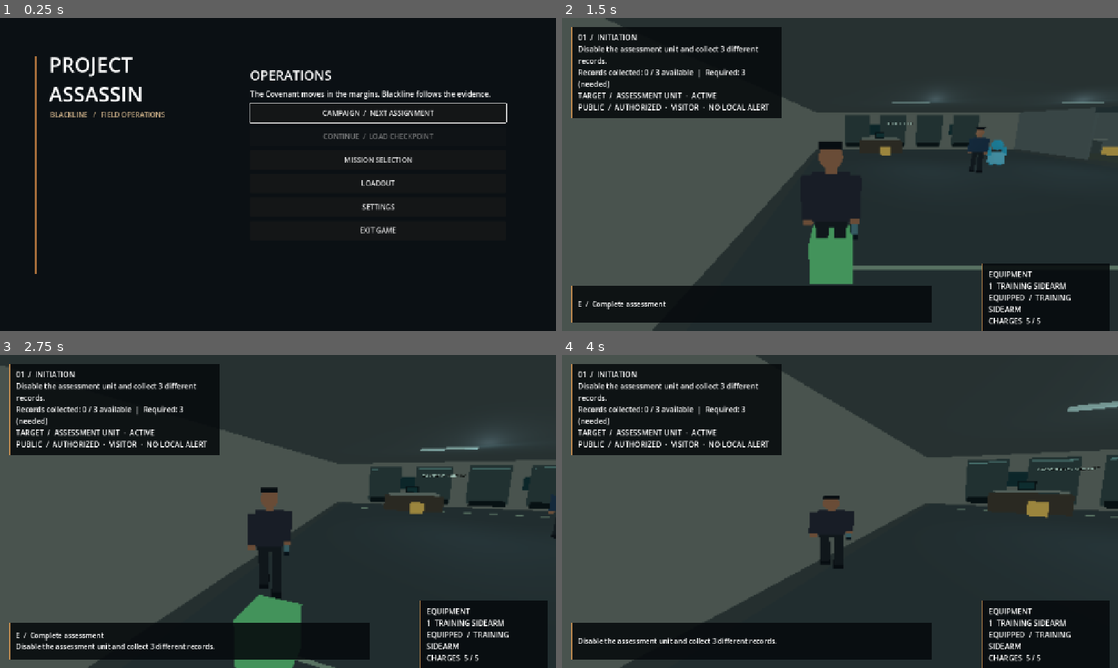
Above: before the commit, frames 1-4 (two rows, left to right).
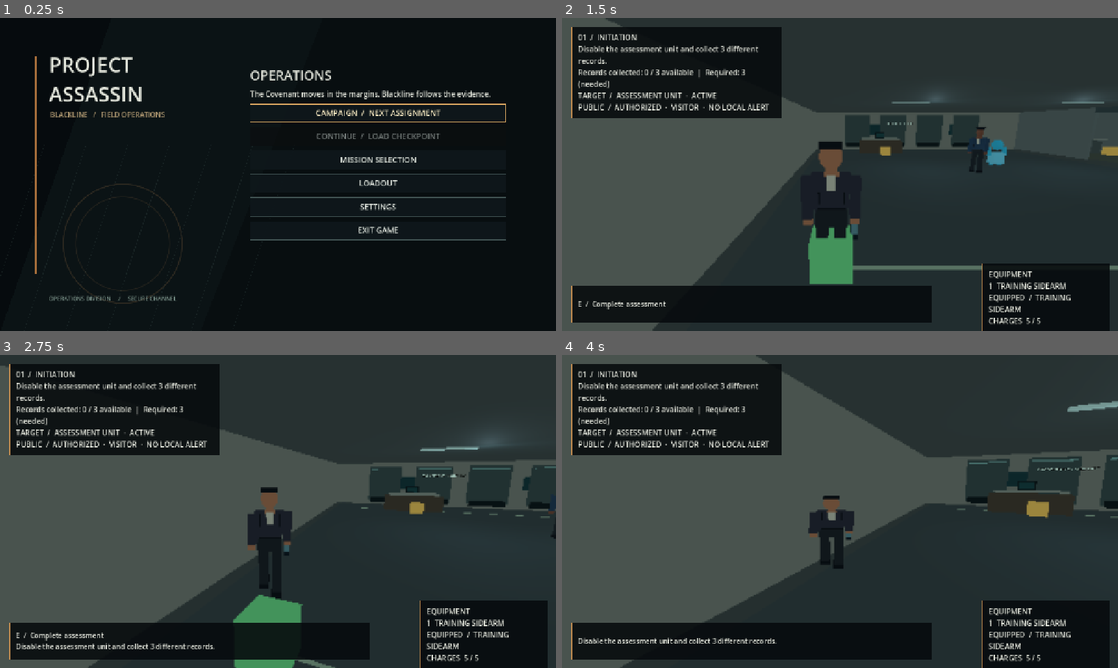
Above: after the commit, the same moments.

Repository: CoolgamerProXD/Stealty-Assasin-redesigned-computing-machine-Beta
Game: Godot game, scene res://scenes/main_menu.tscn
Same seed, same stepped clock (60 frames per second), same inputs: the game is played once before the commit and once after it.
Inputs (mouse positions are in pixels of both pictures, inside the frame that each line leads up to):
- Up to frame 1 (0.25 s): no input
- Up to frame 2 (1.5 s): click "CAMPAIGN / NEXT ASSIGNMENT" at 0.5 s; click "BEGIN ASSIGNMENT" at 1.25 s
- Up to frame 3 (2.75 s): move the mouse to (305, 511) at 2.02 s; hold W (move_forward) from 2.03 s (still down); hold E (interact) from 2.03 s (still down); click (305, 511) at 2.17 s
- Up to frame 4 (4 s): keep holding W (move_forward); move the mouse to (812, 511) at 2.77 s; release E (interact) at 2.78 s; right-click (812, 511) at 2.85 s; click (812, 511) at 2.92 s; tap E (interact) at 3.05, 3.8 s; move the mouse to (851, 505) at 3.52 s; hold C (crouch) from 3.53 s (still down); click (851, 505) at 3.67 s

The runs differ from the first frame. In frame 1, 3.5% of the frame differs, in the area x 8-92%, y 12-92%; in frame 2, 0.7%; in frame 3, 0.7%; in frame 4, 0.6%.

Commit message:
Refine character silhouettes and unify Blackline interface
Co-authored-by: arena-agent <297053741+arena-agent@users.noreply.github.com>

Diff:
--- a/scripts/npc/npc.gd
+++ b/scripts/npc/npc.gd
@@ -29,6 +29,7 @@
  add_child(collision)
  person = StylizedPerson.new()
  person.role = profile.occupation
+ person.appearance_seed = profile.identity.hash()
  add_child(person)
  agent = NavigationAgent3D.new()
  agent.path_desired_distance = 0.35
--- /dev/null
+++ b/scripts/ui/blackline_theme.gd
@@ -0,0 +1,28 @@
+class_name BlacklineTheme
+extends RefCounted
+## Shared, original UI palette; controls retain native keyboard focus behavior.
+static func create() -> Theme:
+ var theme := Theme.new()
+ theme.default_font_size = 18
+ theme.set_color("font_color", "Label", Color(0.89, 0.90, 0.86))
+ theme.set_color("font_color", "Button", Color(0.88, 0.90, 0.87))
+ theme.set_color("font_hover_color", "Button", Color(1.0, 0.94, 0.78))
+ theme.set_color("font_focus_color", "Button", Color(1.0, 0.94, 0.78))
+ theme.set_color("font_disabled_color", "Button", Color(0.46, 0.49, 0.48))
+ theme.set_stylebox("normal", "Button", _style(Color(0.055, 0.09, 0.105, 0.95), Color(0.25, 0.32, 0.32), 1))
+ theme.set_stylebox("hover", "Button", _style(Color(0.10, 0.16, 0.17, 1), Color(0.76, 0.57, 0.34), 2))
+ theme.set_stylebox("pressed", "Button", _style(Color(0.20, 0.20, 0.17, 1), Color(0.85, 0.65, 0.38), 2))
+ theme.set_stylebox("disabled", "Button", _style(Color(0.045, 0.055, 0.06, 0.7), Color(0.12, 0.16, 0.17), 1))
+ theme.set_stylebox("focus", "Button", _style(Color(0, 0, 0, 0), Color(0.86, 0.65, 0.38), 2))
+ return theme
+
+static func _style(bg: Color, border: Color, thickness: int) -> StyleBoxFlat:
+ var style := StyleBoxFlat.new()
+ style.bg_color = bg
+ style.border_color = border
+ style.set_border_width_all(thickness)
+ style.content_margin_left = 15
+ style.content_margin_right = 15
+ style.content_margin_top = 7
+ style.content_margin_bottom = 7
+ return style
--- a/scripts/ui/ending.gd
+++ b/scripts/ui/ending.gd
@@ -5,6 +5,7 @@
 
 func _ready() -> void:
  Input.mouse_mode = Input.MOUSE_MODE_VISIBLE
+ theme = BlacklineTheme.create()
  var bg := ColorRect.new()
  bg.color = Color(0.035, 0.055, 0.07)
  bg.set_anchors_and_offsets_preset(Control.PRESET_FULL_RECT)
--- a/scripts/ui/main_menu.gd
+++ b/scripts/ui/main_menu.gd
@@ -4,12 +4,12 @@
 
 func _ready() -> void:
  Input.mouse_mode = Input.MOUSE_MODE_VISIBLE
+ theme = BlacklineTheme.create()
  _build_shell()
  _home()
 
 func _build_shell() -> void:
- var backdrop := ColorRect.new()
- backdrop.color = Color(0.045, 0.065, 0.08)
+ var backdrop := preload("res://scripts/ui/menu_backdrop.gd").new()
  backdrop.set_anchors_and_offsets_preset(Control.PRESET_FULL_RECT)
  add_child(backdrop)
  var stripe := ColorRect.new()
@@ -28,6 +28,12 @@
  subtitle.add_theme_font_size_override("font_size", 16)
  subtitle.modulate = Color(0.78, 0.67, 0.52)
  add_child(subtitle)
+ var footer := Label.new()
+ footer.text = "OPERATIONS DIVISION     /     SECURE CHANNEL"
+ footer.position = Vector2(112, 635)
+ footer.add_theme_font_size_override("font_size", 13)
+ footer.modulate = Color(0.55, 0.65, 0.64)
+ add_child(footer)
  panel = VBoxContainer.new()
  panel.position = Vector2(575, 110)
  panel.custom_minimum_size = Vector2(590, 0)
--- /dev/null
+++ b/scripts/ui/menu_backdrop.gd
@@ -0,0 +1,18 @@
+extends Control
+## Original abstract title art, drawn as a single inexpensive canvas item.
+func _ready() -> void:
+ mouse_filter = Control.MOUSE_FILTER_IGNORE
+ resized.connect(queue_redraw)
+
+func _draw() -> void:
+ var w := size.x
+ var h := size.y
+ draw_rect(Rect2(Vector2.ZERO, size), Color(0.025, 0.045, 0.055))
+ draw_colored_polygon(PackedVector2Array([Vector2(w * 0.20, 0), Vector2(w * 0.72, 0), Vector2(w * 0.49, h), Vector2(0, h)]), Color(0.045, 0.075, 0.082))
+ draw_colored_polygon(PackedVector2Array([Vector2(w * 0.58, 0), Vector2(w, 0), Vector2(w, h), Vector2(w * 0.36, h)]), Color(0.032, 0.055, 0.063))
+ for i: int in range(7):
+  var x := w * (0.08 + float(i) * 0.075)
+  draw_line(Vector2(x, h * 0.40), Vector2(x - h * 0.20, h), Color(0.25, 0.34, 0.33, 0.22), 1.0)
+ draw_arc(Vector2(w * 0.22, h * 0.72), h * 0.19, 0, TAU, 72, Color(0.64, 0.46, 0.29, 0.20), 1.5, true)
+ draw_arc(Vector2(w * 0.22, h * 0.72), h * 0.15, 0, TAU, 72, Color(0.64, 0.46, 0.29, 0.14), 1.0, true)
+ draw_line(Vector2(80, h - 58), Vector2(w - 80, h - 58), Color(0.65, 0.48, 0.31, 0.35), 1.0)
--- a/scripts/ui/pause_menu.gd
+++ b/scripts/ui/pause_menu.gd
@@ -8,6 +8,7 @@
  process_mode = Node.PROCESS_MODE_ALWAYS
  layer = 10
  root = Control.new()
+ root.theme = BlacklineTheme.create()
  root.set_anchors_and_offsets_preset(Control.PRESET_FULL_RECT)
  root.visible = false
  add_child(root)
--- a/scripts/visuals/stylized_person.gd
+++ b/scripts/visuals/stylized_person.gd
@@ -2,6 +2,7 @@
 extends Node3D
 ## Original low-poly procedural character. Limbs are animated independent nodes.
 var role: String = "visitor"
+var appearance_seed: int = 0
 var left_leg: Node3D
 var right_leg: Node3D
 var left_arm: Node3D
@@ -18,17 +19,22 @@
 var clothing: StandardMaterial3D
 
 func _ready() -> void:
- var skin := _material(Color(0.68, 0.46, 0.34))
- var dark := _material(Color(0.12, 0.13, 0.15))
+ var skin_variants: Array[Color] = [Color(0.68, 0.46, 0.34), Color(0.46, 0.29, 0.23), Color(0.76, 0.57, 0.46), Color(0.56, 0.39, 0.30)]
+ var hair_variants: Array[Color] = [Color(0.12, 0.13, 0.15), Color(0.23, 0.15, 0.12), Color(0.10, 0.09, 0.08)]
+ var skin := _material(skin_variants[absi(appearance_seed) % skin_variants.size()])
+ var dark := _material(hair_variants[absi(appearance_seed) % hair_variants.size()])
  clothing = _material(_role_color())
  var trousers := _material(Color(0.16, 0.18, 0.20))
  torso = _box(self, Vector3(0, 1.22, 0), Vector3(0.48, 0.60, 0.24), clothing)
+ torso.mesh = _jacket_mesh()
  _box(self, Vector3(0, 0.91, 0), Vector3(0.42, 0.16, 0.23), trousers)
  _box(self, Vector3(0, 1.56, 0), Vector3(0.14, 0.12, 0.14), skin)
  var head := MeshInstance3D.new()
  var sphere := SphereMesh.new()
  sphere.radius = 0.15
  sphere.height = 0.33
+ sphere.radial_segments = 16
+ sphere.rings = 8
  head.mesh = sphere
  head.position = Vector3(0, 1.73, 0)
  head.material_override = skin
@@ -42,6 +48,11 @@
  # Lapels, collar and belt establish clothed silhouettes instead of a capsule.
  _box(self, Vector3(0, 1.38, -0.127), Vector3(0.12, 0.27, 0.02), _material(Color(0.78, 0.77, 0.70)))
  _box(self, Vector3(0, 0.98, -0.13), Vector3(0.40, 0.06, 0.025), dark)
+ # Visible jacket seams, collar and a small lapel accent give the silhouette
+ # structure without introducing any imported assets.
+ for x: float in [-0.17, 0.17]:
+  _box(self, Vector3(x, 1.26, -0.13), Vector3(0.025, 0.38, 0.02), dark)
+ _box(self, Vector3(0, 1.48, -0.13), Vector3(0.20, 0.06, 0.025), skin)
  left_leg = _limb(Vector3(-0.12, 0.88, 0), Vector3(0.16, 0.76, 0.18), trousers)
  right_leg = _limb(Vector3(0.12, 0.88, 0), Vector3(0.16, 0.76, 0.18), trousers)
  _box(left_leg, Vector3(0, -0.82, -0.06), Vector3(0.18, 0.12, 0.30), dark)
@@ -51,6 +62,7 @@
  _box(left_arm, Vector3(0, -0.57, 0), Vector3(0.12, 0.13, 0.13), skin)
  _box(right_arm, Vector3(0, -0.57, 0), Vector3(0.12, 0.13, 0.13), skin)
  if role == "security":
+  _box(self, Vector3(-0.14, 1.40, -0.15), Vector3(0.09, 0.08, 0.02), _material(Color(0.68, 0.72, 0.65)))
   _box(self, Vector3(0, 1.95, 0), Vector3(0.34, 0.07, 0.28), dark)
  if role == "ruby":
   _box(self, Vector3(0, 1.61, 0.12), Vector3(0.29, 0.48, 0.09), dark)
@@ -113,6 +125,20 @@
   muzzle_flash.visible = weapon_draw > 0.5 and weapon_recoil > 0.72
  weapon_recoil = maxf(0.0, weapon_recoil - delta * 6.0)
 
+func _jacket_mesh() -> ArrayMesh:
+ # Tapered shoulders and waist, flat normals: original low-poly tailoring.
+ var points: Array[Vector3] = [
+  Vector3(-0.20, -0.30, -0.12), Vector3(0.20, -0.30, -0.12),
+  Vector3(0.25, 0.30, -0.12), Vector3(-0.25, 0.30, -0.12),
+  Vector3(-0.20, -0.30, 0.12), Vector3(0.20, -0.30, 0.12),
+  Vector3(0.25, 0.30, 0.12), Vector3(-0.25, 0.30, 0.12)]
+ var faces := PackedInt32Array([0, 2, 1, 0, 3, 2, 5, 6, 4, 6, 7, 4, 4, 3, 0, 4, 7, 3, 1, 2, 5, 2, 6, 5, 3, 7, 2, 7, 6, 2, 4, 0, 5, 0, 1, 5])
+ var surface := SurfaceTool.new()
+ surface.begin(Mesh.PRIMITIVE_TRIANGLES)
+ for index: int in faces: surface.add_vertex(points[index])
+ surface.generate_normals()
+ return surface.commit()
+
 func _material(color: Color) -> StandardMaterial3D:
  var mat := StandardMaterial3D.new()
  mat.albedo_color = color
--- a/scripts/world/hotel.gd
+++ b/scripts/world/hotel.gd
@@ -235,6 +235,7 @@
  var canvas := CanvasLayer.new()
  add_child(canvas)
  var overlay := Control.new()
+ overlay.theme = BlacklineTheme.create()
  overlay.set_anchors_and_offsets_preset(Control.PRESET_FULL_RECT)
  overlay.mouse_filter = Control.MOUSE_FILTER_IGNORE
  canvas.add_child(overlay)
